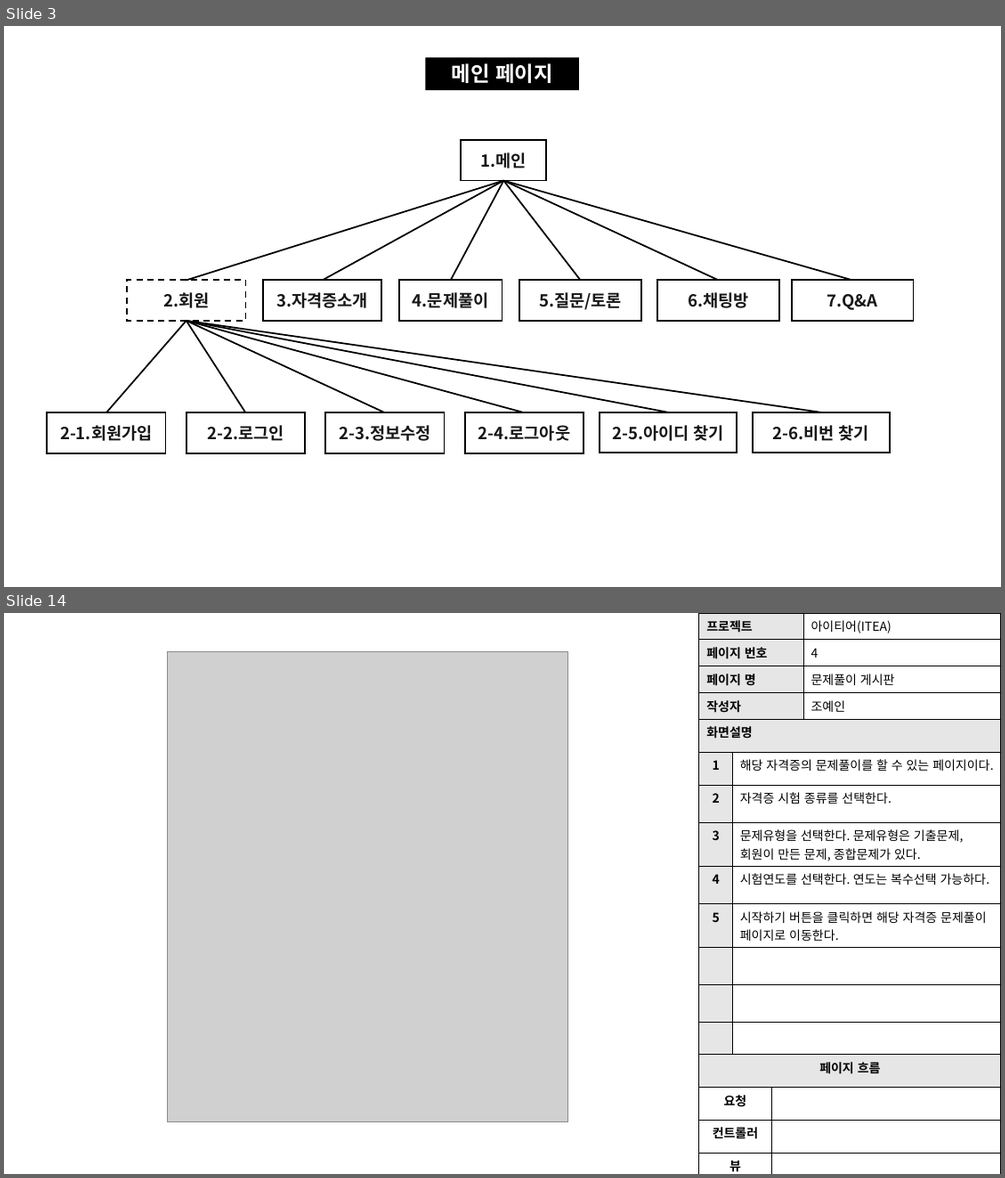
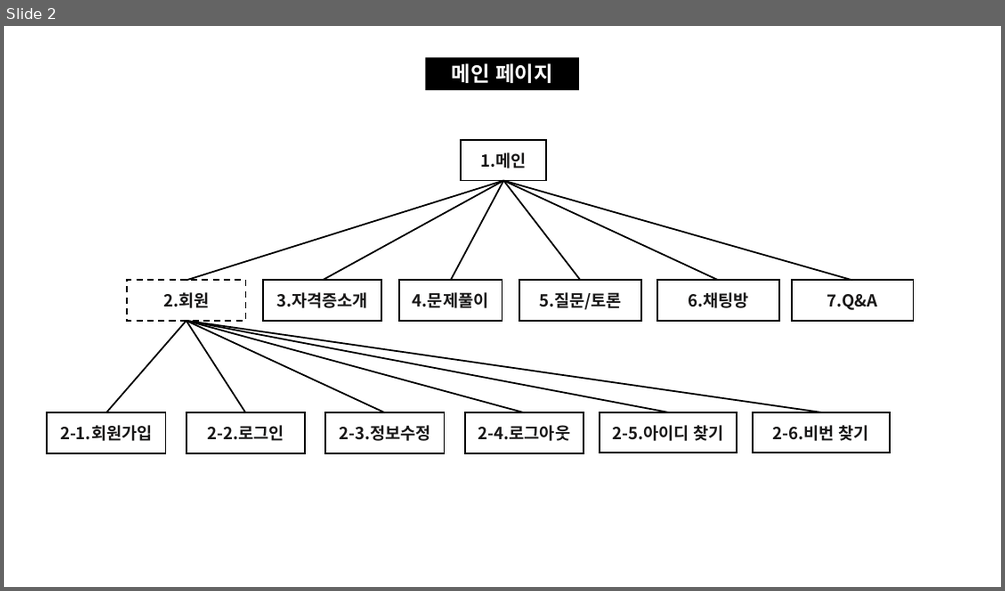
Before and after one commit to skwls2087/itea, a slide deck: 추가자료/스토리보드/스토리보드.pptx. Shown one above the other, each under a label of ours: slides 3 and 14 before the commit, slide 2 after it; the slides between them are not shown. The pictures are 1005x1178 and 1005x591 pixels, drawn with LibreOffice and Linux fonts; fonts in the diff are those of the drawing; grey boxes stand for pictures. Boxes give left, top, right and bottom in pixels: in the first picture for what was removed or moved away, otherwise in the second. Text is boxed around its words. In the diff, an @@ line names an element or a change of style, - is before the commit and + after.

```diff
--- a/추가자료/스토리보드/스토리보드.pptx
+++ b/추가자료/스토리보드/스토리보드.pptx
@@ slide 14 removed at <box>4,613,1001,1174</box>, background #FFFFFF @@
@@ table removed at <box>699,613,1001,719</box>, 4 rows, 2 columns @@
-프로젝트 | 아이티어(ITEA)
-페이지 번호 | 4
-페이지 명 | 문제풀이 게시판
-작성자 | 조예인
@@ picture removed at <box>167,652,568,1122</box> @@
@@ table removed at <box>699,719,1001,1174</box>, 13 rows, 3 columns @@
-화면설명 |  | 
-1 | 해당 자격증의 문제풀이를 할 수 있는 페이지이다. | 
-2 | 자격증 시험 종류를 선택한다. | 
-3 | 문제유형을 선택한다. 문제유형은 기출문제,회원이 만든 문제, 종합문제가 있다. | 
-4 | 시험연도를 선택한다. 연도는 복수선택 가능하다. | 
-5 | 시작하기 버튼을 클릭하면 해당 자격증 문제풀이 페이지로 이동한다. | 
- |  | 
- |  | 
- |  | 
-페이지 흐름 |  | 
-요청 |  | 
-컨트롤러 |  | 
-뷰 |  | 
@@ what was slide 3 is now slide 2 @@
```
Also in this commit, not shown: 3 slides changed, 15 other slides removed, 23 other files.
